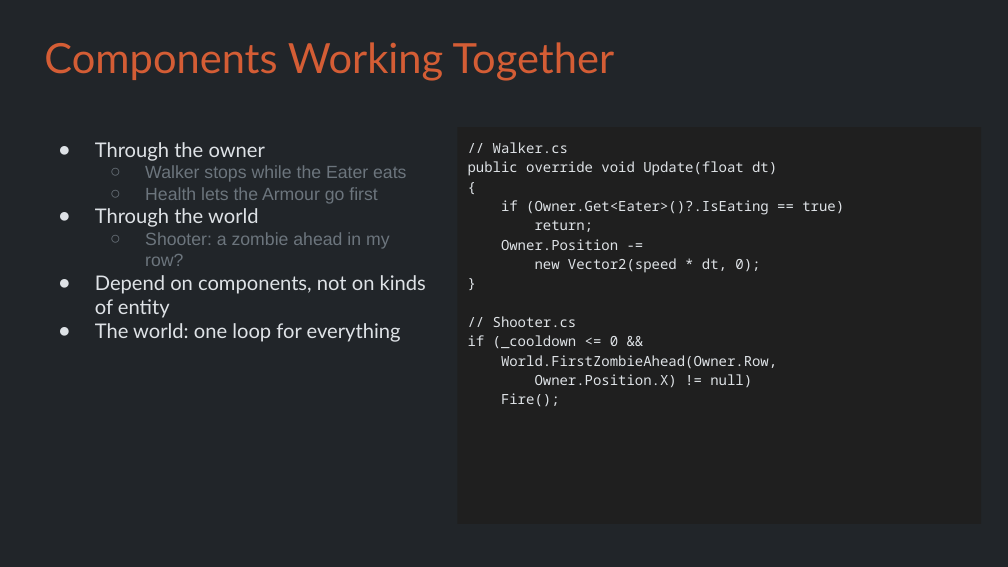
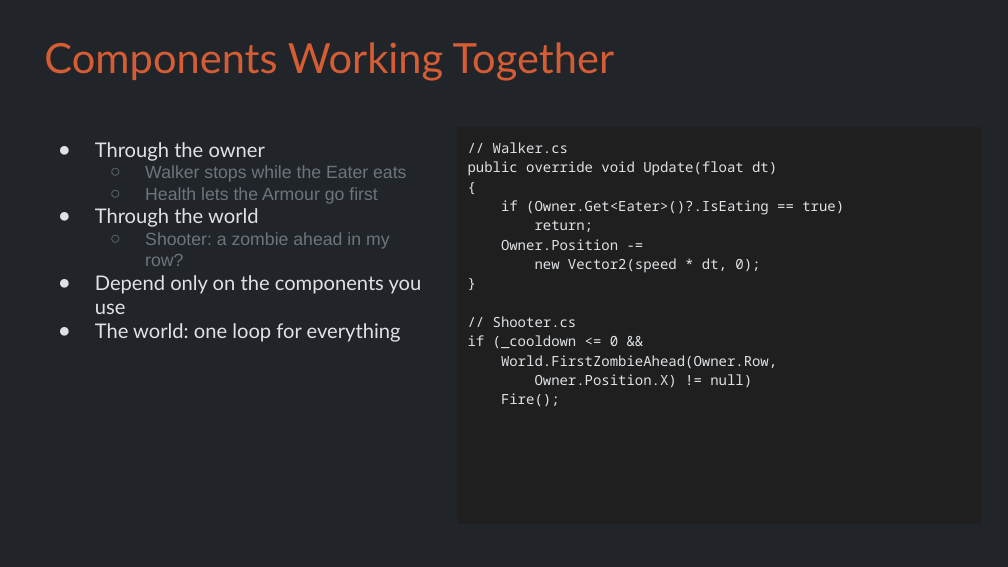
Before and after one commit to Metamate/gar, a slide deck: slide 16 of slides/09 Plants vs. Zombies.pptx. Drawn at 1008x567 pixels with LibreOffice and Linux fonts; fonts in the diff are those of the drawing. Boxes give left, top, right and bottom in pixels: in the first picture for what was removed or moved away, otherwise in the second. Text is boxed around its words. In the diff, an @@ line names an element or a change of style, - is before the commit and + after.

```diff
--- a/slides/09 Plants vs. Zombies.pptx
+++ b/slides/09 Plants vs. Zombies.pptx
@@ title at (95, 275, 422, 314): text changed @@
-● Depend on components, not on kinds of entity
+● Depend only on the components you use
```
Also in this commit, not shown: 24 other files.
